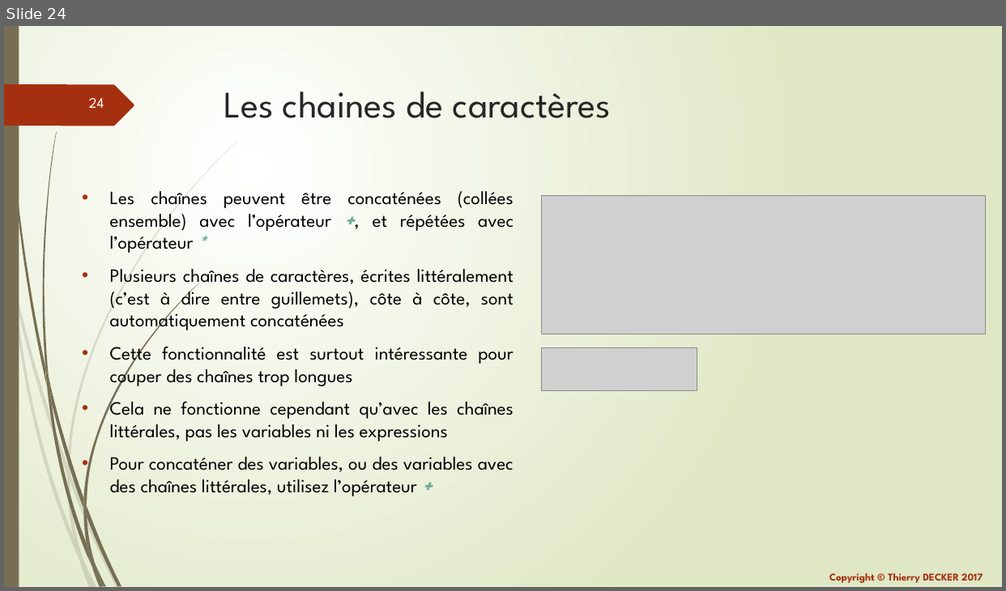
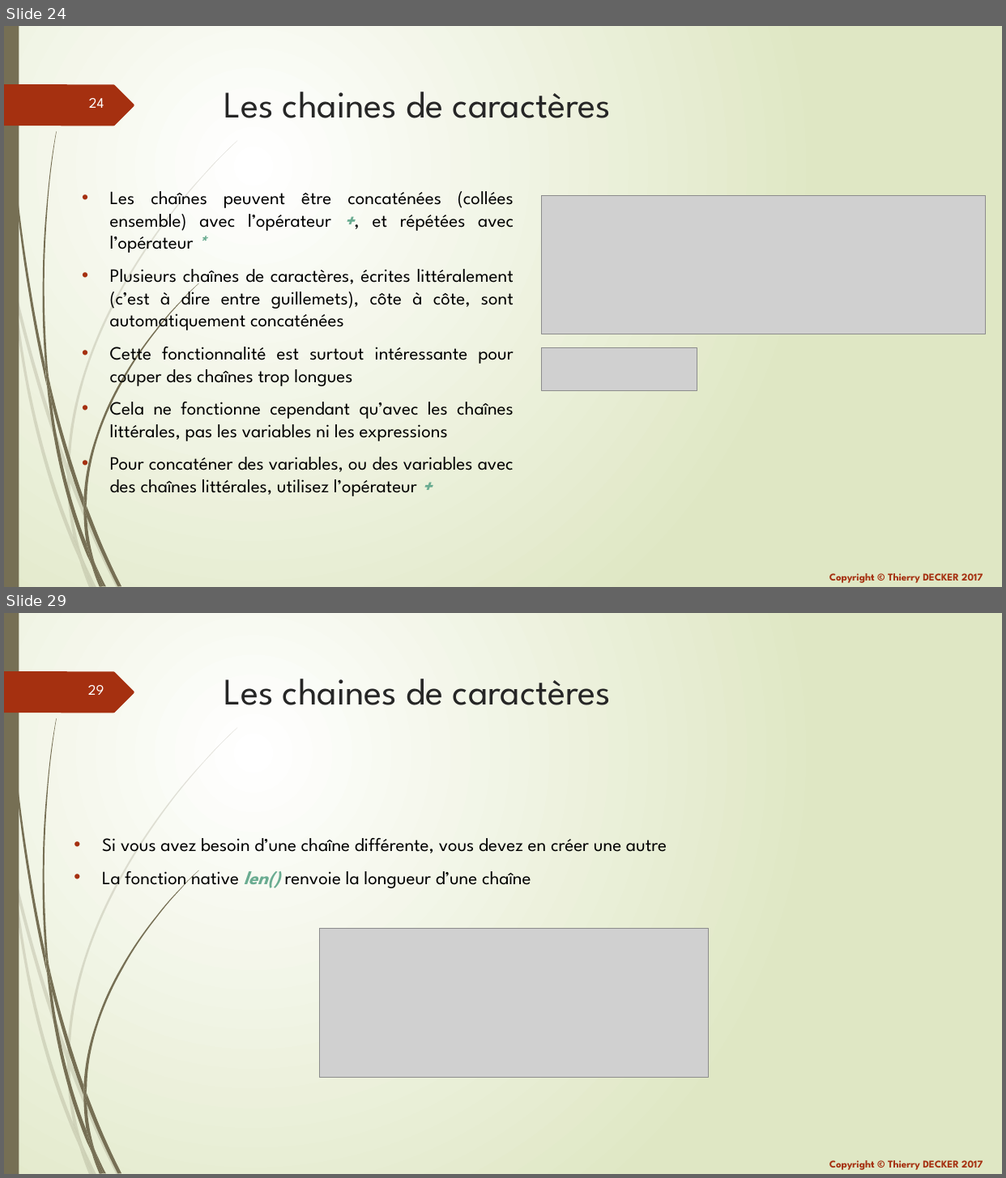
Before and after one commit to VikmanTheRacoon/learning-python, a slide deck: documentations/learning-python.pptx. Shown one above the other, each under a label of ours: slide 24 before the commit, slides 24 and 29 after it; the slides between them are not shown. The pictures are 1006x591 and 1006x1178 pixels, drawn with LibreOffice and Linux fonts; fonts in the diff are those of the drawing; grey boxes stand for pictures. Boxes give left, top, right and bottom in pixels: in the first picture for what was removed or moved away, otherwise in the second. Text is boxed around its words. In the diff, an @@ line names an element or a change of style, - is before the commit and + after.

```diff
--- a/documentations/learning-python.pptx
+++ b/documentations/learning-python.pptx
@@ slide 29 added at (x1=4, y1=613, x2=1002, y2=1174), background gradient #FFFFFF to #DFE8C4; not listed: 26 template elements that a slide beside it also shows @@
@@ title added at (x1=224, y1=679, x2=611, y2=705), 36 pt, text #262626 @@
+Les chaines de caractères
@@ text added at (x1=102, y1=838, x2=667, y2=890), 18 pt, text #000000 @@
+• Si vous avez besoin d’une chaîne différente, vous devez en créer une autre
+• La fonction native len() renvoie la longueur d’une chaîne
@@ picture added at (x1=320, y1=928, x2=709, y2=1078) @@
```
Also in this commit, not shown: 4 other slides added, 1 other file.
